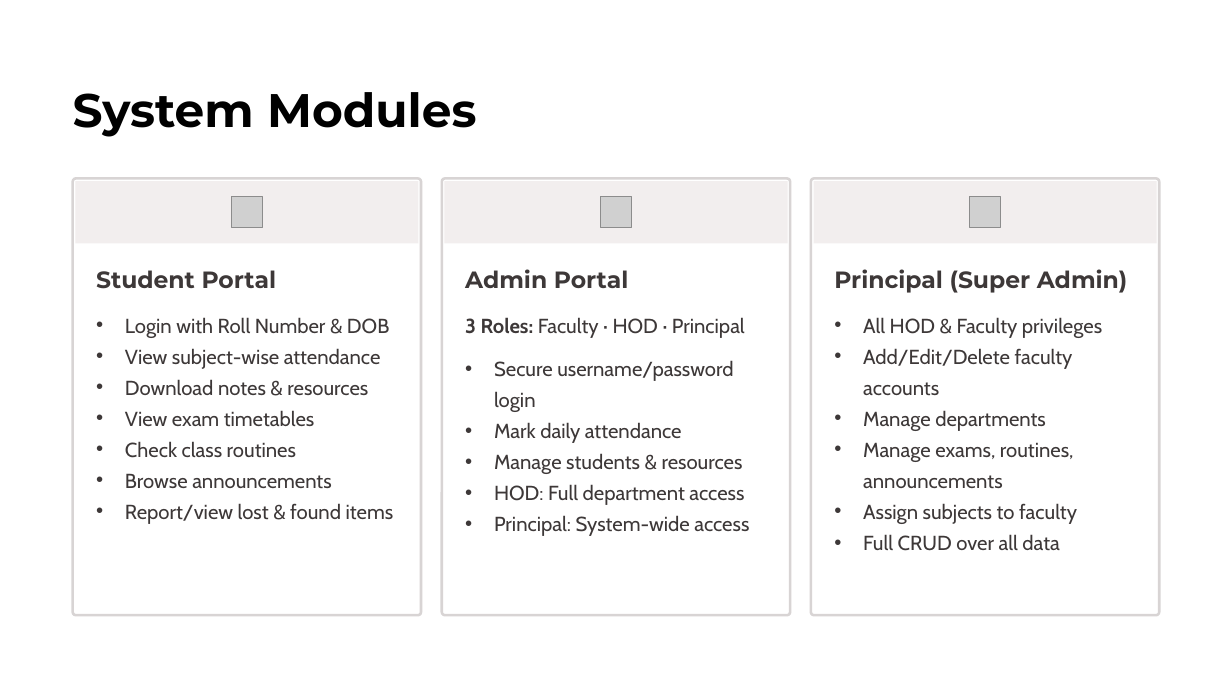
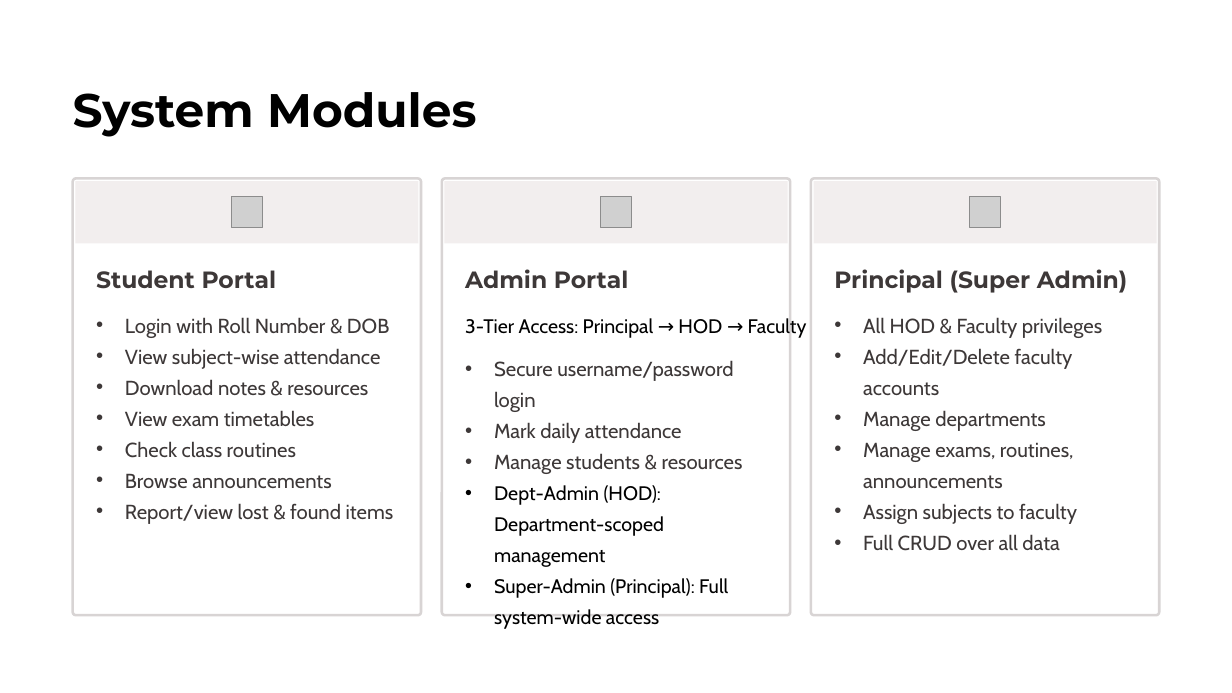
Before and after one commit to abhishek1io/ICC_Companion, a slide deck: slide 5 of temp/ppt_and_report/my_ppt/ICC_Companion.pptx. Drawn at 1232x693 pixels with LibreOffice and Linux fonts; fonts in the diff are those of the drawing; grey boxes stand for pictures. Boxes give left, top, right and bottom in pixels: in the first picture for what was removed or moved away, otherwise in the second. Text is boxed around its words. In the diff, an @@ line names an element or a change of style, - is before the commit and + after.

Commit message:
Add full codebase export, diagrams and assets
Add a full project export for 'ICC Companion' including ICC_Companion.zip and ICC_Companion_FULL_CODEBASE.txt, multiple diagram sources and SVG/PNG exports under diagrams/, report and presentation files under temp/ppt_and_report, and an uploaded resource image. Also update the packaged PPTX (temp/ppt_and_report/my_ppt/ICC_Companion.pptx). This commit bundles documentation, architecture diagrams, and supporting assets for easier review and distribution.

```diff
--- a/temp/ppt_and_report/my_ppt/ICC_Companion.pptx
+++ b/temp/ppt_and_report/my_ppt/ICC_Companion.pptx
@@ text at <box>465,316,807,338</box>: text changed; size 19 to 18.3 pt; text colour #3D3838 to #000000 @@
-3 Roles: Faculty · HOD · Principal
+3-Tier Access: Principal → HOD → Faculty
@@ text at <box>494,485,728,629</box>: text changed; size 19 to 18.3 pt; text colour #3D3838 to #000000 @@
-• HOD: Full department access
-• Principal: System-wide access
+• Dept-Admin (HOD): Department-scoped management
+• Super-Admin (Principal): Full system-wide access
```
Also in this commit, not shown: 1 other slide changed, 29 other files.
